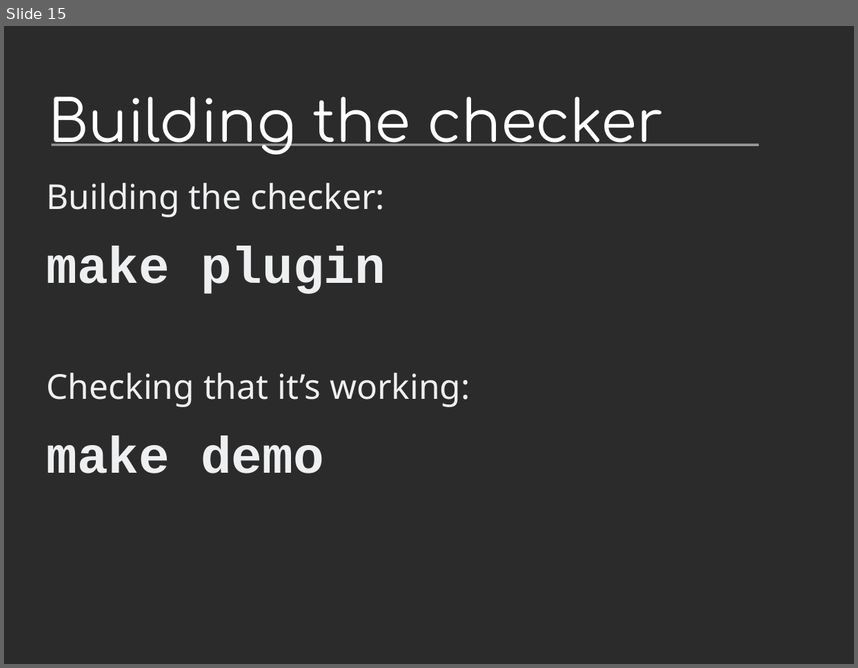
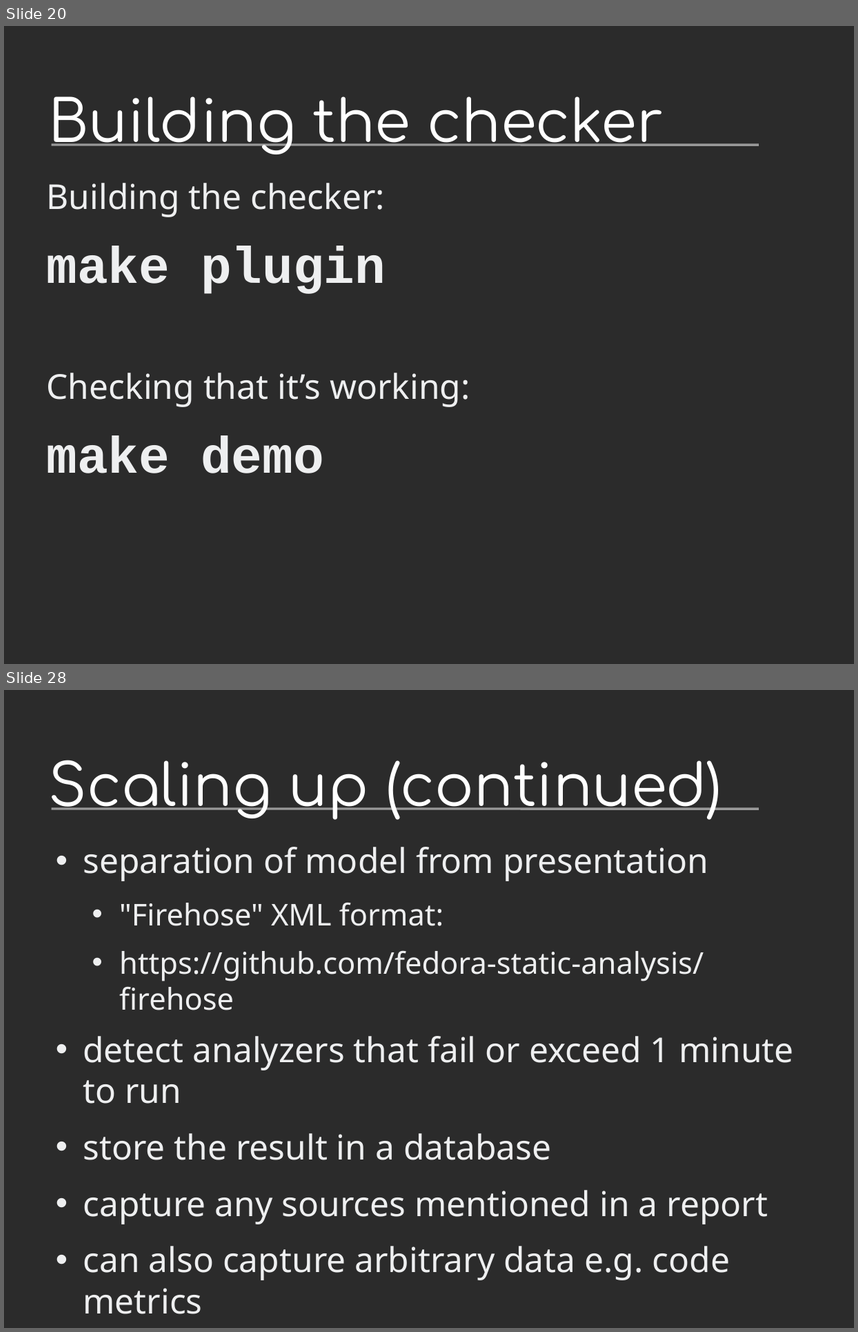
Before and after one commit to davidmalcolm/PyCon-US-2013-Talk, a slide deck: Death By 1000 Leaks - Static Analysis of Hundreds of Python Extension Modules.odp. Shown one above the other, each under a label of ours: slide 15 before the commit, slides 20 and 28 after it; the slides between them are not shown. The pictures are 858x668 and 858x1332 pixels, drawn with LibreOffice and Linux fonts; fonts in the diff are those of the drawing; background and template pictures are left out; a plain dark background stands for a picture behind light text. Boxes give left, top, right and bottom in pixels: in the first picture for what was removed or moved away, otherwise in the second. Text is boxed around its words. In the diff, an @@ line names an element or a change of style, - is before the commit and + after.

```diff
--- a/Death By 1000 Leaks - Static Analysis of Hundreds of Python Extension Modules.odp
+++ b/Death By 1000 Leaks - Static Analysis of Hundreds of Python Extension Modules.odp
@@ slide 28 added at (x1=4, y1=690, x2=854, y2=1328), background picture (left out); not listed: 1 template element that a slide beside it also shows @@
@@ title added at (x1=49, y1=760, x2=722, y2=819), 54 pt, text #FFFFFF @@
+Scaling up (continued)
@@ text added at (x1=83, y1=847, x2=794, y2=1314), 32 pt, text #EEEFF0 @@
+• separation of model from presentation
+  • "Firehose" XML format:
+  • https://github.com/fedora-static-analysis/firehose
+• detect analyzers that fail or exceed 1 minute to run
+• store the result in a database
+• capture any sources mentioned in a report
+• can also capture arbitrary data e.g. code metrics
@@ what was slide 15 is now slide 20 @@
```
Also in this commit, not shown: 7 slides changed, 19 other slides added, 2 other files.
